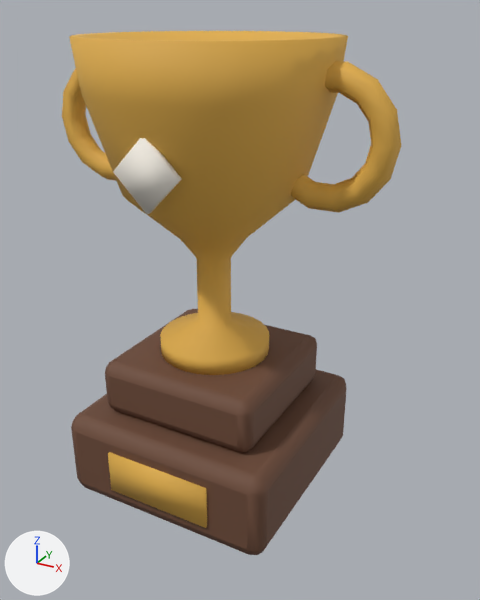
What one commit did to the glTF model public/models/trophy.glb.
Camera for both pictures: a camera (50 mm lens) standing at (0.285, -0.47, 0.419) and looking at (0.024, 0.004, 0.182). The lights are fixed; the arrows at lower left show +X, +Y and +Z. The first picture is the older version. Vertices at exactly the same position are counted once.

The first picture shows 'trophy'.
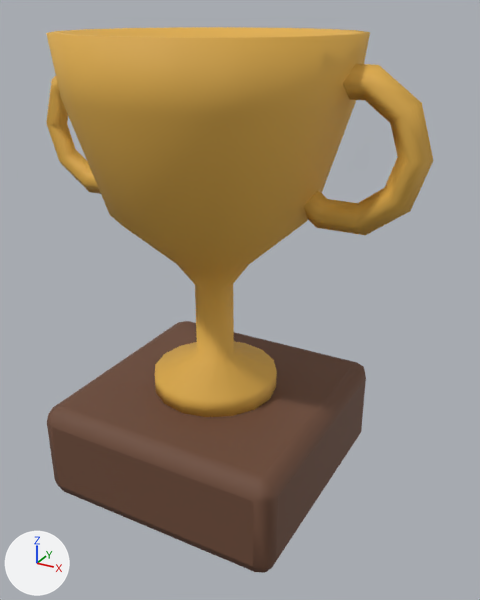
Patch to the scene script:
```diff
--- a/public/models/trophy.glb.py
+++ b/public/models/trophy.glb.py
@@ me_trophy @@
 # used by ob_trophy; location = (0.0, 0.0, 0.04)
-me_trophy.from_pydata(...)  # 560 vertices, 1056 faces; spans x -0.156..0.156, y -0.105..0.105, z -0.04..0.36
+me_trophy.from_pydata(...)  # 312 vertices, 588 faces; spans x -0.179..0.179, y -0.121..0.121, z -0.046..0.356
+# me_trophy part 1: the loose piece of 56 vertices spanning x -0.1..0.1, y -0.1..0.1, z -0.04..0.04 is scaled about its middle by 1.15
+# me_trophy part 2: the loose piece of 264 vertices spanning x -0.105..0.105, y -0.105..0.105, z 0.09..0.36 is rebuilt with 176 vertices and now spans x -0.121..0.121, y -0.121..0.121, z 0.046..0.356
+# me_trophy part 3: the loose piece of 84 vertices spanning x -0.156..-0.044, y -0.01..0.01, z 0.235..0.345 is rebuilt with 40 vertices and now spans x -0.179..-0.051, y -0.013..0.013, z 0.215..0.337
+# me_trophy part 4: the loose piece of 84 vertices spanning x 0.044..0.156, y -0.01..0.01, z 0.235..0.345 is rebuilt with 40 vertices and now spans x 0.051..0.179, y -0.013..0.013, z 0.215..0.337
+# me_trophy part 5: the loose piece of 56 vertices spanning x -0.075..0.075, y -0.075..0.075, z 0.04..0.09 is deleted
+# me_trophy part 6: the loose piece of 8 vertices spanning x -0.028..0.028, y -0.093..-0.088, z 0.242..0.298 is deleted
+# me_trophy part 7: the loose piece of 8 vertices spanning x -0.05..0.05, y -0.102..-0.098, z -0.02..0.02 is deleted
 me_trophy.materials.append(mat_pal_wood_walnut)
 me_trophy.materials.append(mat_pal_gold)
-me_trophy.materials.append(mat_pal_paper)  # white #fbf5ea
@@ ob_trophy @@
 ob_trophy = bpy.data.objects.new('trophy', me_trophy)
-ob_trophy.location = (0.0, 0.0, 0.04)
+ob_trophy.location = (0.0, 0.0, 0.046)
```

Where the change shows, as pixel boxes (x1, y1, x2, y2) in the pictures (480 x 600 px; the box of a moved part takes in the faces that stretch with it):
'trophy', reshaped, moved (14% wider): before (62, 31, 401, 555); after (46, 27, 433, 573)
part 1 of me_trophy, moved or reshaped: before (71, 370, 346, 555); after (47, 321, 366, 573)
part 2 of me_trophy, rebuilt (16% wider, 13% taller): before (69, 31, 348, 375); after (46, 27, 370, 417)
part 3 of me_trophy, rebuilt: before (62, 68, 116, 181); after (46, 76, 101, 194)
part 4 of me_trophy, rebuilt (17% wider, 12% taller): before (291, 61, 401, 213); after (304, 64, 433, 235)
part 5 of me_trophy, deleted (brown): before (105, 309, 317, 452)
part 6 of me_trophy, deleted: before (113, 138, 181, 214)
part 7 of me_trophy, deleted (orange): before (108, 452, 207, 528)
